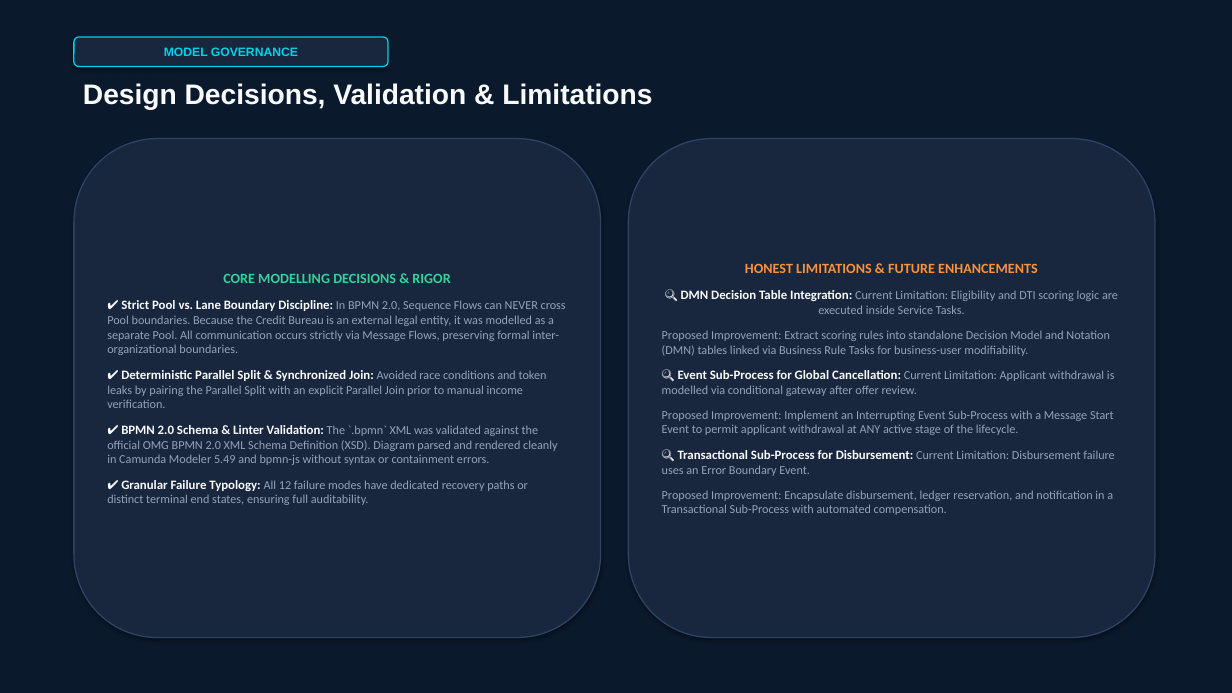
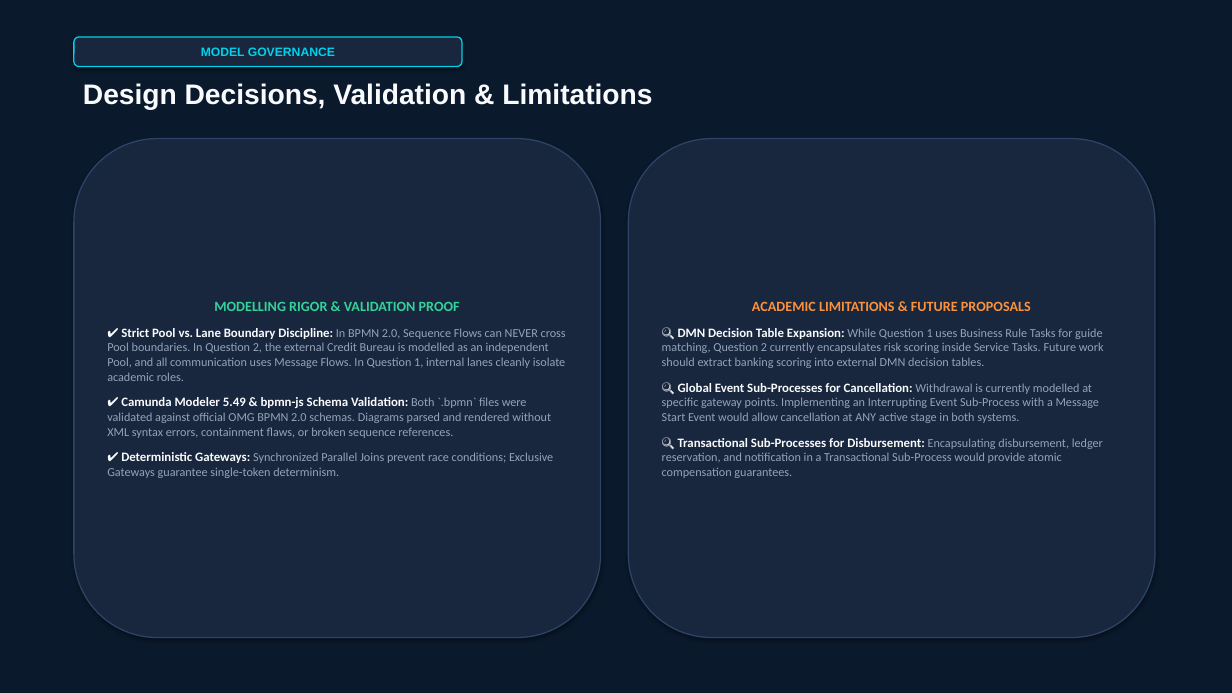
Before and after one commit to Mayank-web717/Workflow-Assignment-3, a slide deck: slide 13 of Presentation/BPMN_Project_Presentation.pptx (slide 11 before the commit). Drawn at 1232x693 pixels with LibreOffice and Linux fonts; fonts in the diff are those of the drawing. Boxes give left, top, right and bottom in pixels: in the first picture for what was removed or moved away, otherwise in the second. Text is boxed around its words. In the diff, an @@ line names an element or a change of style, - is before the commit and + after.

Commit message:
feat: expand academic presentation, PDF, viva Q&A, and mapping to cover both Question 1 and Question 2

```diff
--- a/Presentation/BPMN_Project_Presentation.pptx
+++ b/Presentation/BPMN_Project_Presentation.pptx
@@ rounded rectangle "MODEL GOVERNANCE": place and size @@
-rounded rectangle "MODEL GOVERNANCE" at (74, 37, 388, 67)
+rounded rectangle "MODEL GOVERNANCE" at (74, 37, 462, 67)
@@ text in rounded rectangle at (107, 301, 566, 478): text changed @@
-CORE MODELLING DECISIONS & RIGOR
-✔ Strict Pool vs. Lane Boundary Discipline: In BPMN 2.0, Sequence Flows can NEVER cross Pool boundaries. Because the Credit Bureau is an external legal entity, it was modelled as a separate Pool. All communication occurs strictly via Message Flows, preserving formal inter-organizational boundaries.
-✔ Deterministic Parallel Split & Synchronized Join: Avoided race conditions and token leaks by pairing the Parallel Split with an explicit Parallel Join prior to manual income verification.
-✔ BPMN 2.0 Schema & Linter Validation: The `.bpmn` XML was validated against the official OMG BPMN 2.0 XML Schema Definition (XSD). Diagram parsed and rendered cleanly in Camunda Modeler 5.49 and bpmn-js without syntax or containment errors.
-✔ Granular Failure Typology: All 12 failure modes have dedicated recovery paths or distinct terminal end states, ensuring full auditability.
+MODELLING RIGOR & VALIDATION PROOF
+✔ Strict Pool vs. Lane Boundary Discipline: In BPMN 2.0, Sequence Flows can NEVER cross Pool boundaries. In Question 2, the external Credit Bureau is modelled as an independent Pool, and all communication uses Message Flows. In Question 1, internal lanes cleanly isolate academic roles.
+✔ Camunda Modeler 5.49 & bpmn-js Schema Validation: Both `.bpmn` files were validated against official OMG BPMN 2.0 schemas. Diagrams parsed and rendered without XML syntax errors, containment flaws, or broken sequence references.
+✔ Deterministic Gateways: Synchronized Parallel Joins prevent race conditions; Exclusive Gateways guarantee single-token determinism.
@@ text in rounded rectangle at (662, 301, 1104, 478): text changed @@
-HONEST LIMITATIONS & FUTURE ENHANCEMENTS
-🔍 DMN Decision Table Integration: Current Limitation: Eligibility and DTI scoring logic are executed inside Service Tasks.
-Proposed Improvement: Extract scoring rules into standalone Decision Model and Notation (DMN) tables linked via Business Rule Tasks for business-user modifiability.
-🔍 Event Sub-Process for Global Cancellation: Current Limitation: Applicant withdrawal is modelled via conditional gateway after offer review.
-Proposed Improvement: Implement an Interrupting Event Sub-Process with a Message Start Event to permit applicant withdrawal at ANY active stage of the lifecycle.
-🔍 Transactional Sub-Process for Disbursement: Current Limitation: Disbursement failure uses an Error Boundary Event.
-Proposed Improvement: Encapsulate disbursement, ledger reservation, and notification in a Transactional Sub-Process with automated compensation.
+ACADEMIC LIMITATIONS & FUTURE PROPOSALS
+🔍 DMN Decision Table Expansion: While Question 1 uses Business Rule Tasks for guide matching, Question 2 currently encapsulates risk scoring inside Service Tasks. Future work should extract banking scoring into external DMN decision tables.
+🔍 Global Event Sub-Processes for Cancellation: Withdrawal is currently modelled at specific gateway points. Implementing an Interrupting Event Sub-Process with a Message Start Event would allow cancellation at ANY active stage in both systems.
+🔍 Transactional Sub-Processes for Disbursement: Encapsulating disbursement, ledger reservation, and notification in a Transactional Sub-Process would provide atomic compensation guarantees.
```
Also in this commit, not shown: 6 other slides changed, 7 slides added, 5 slides removed, 6 other files.
